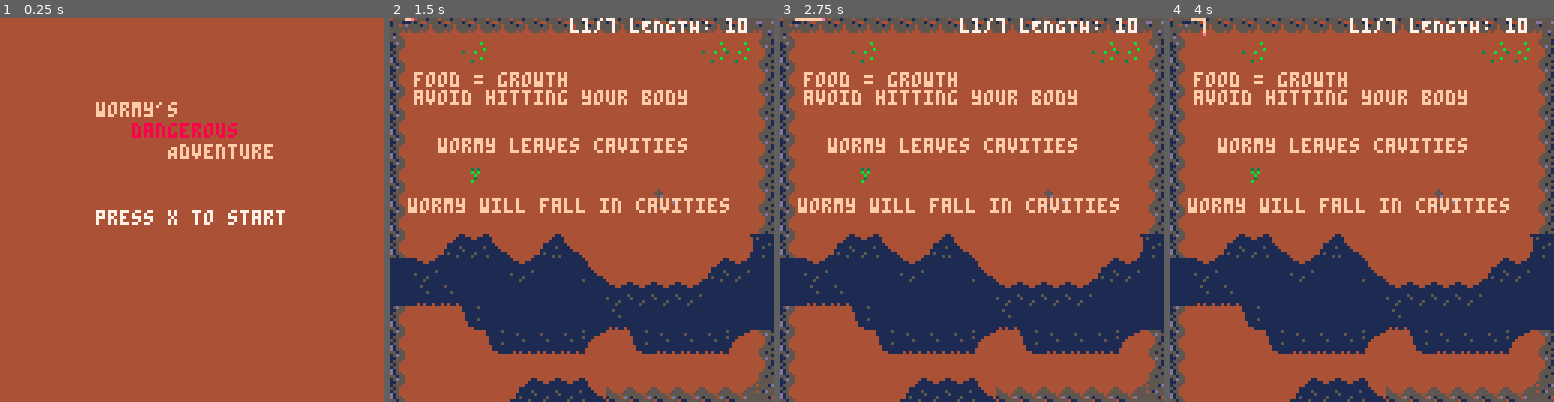
Above: before the commit, frames 1-4 (left to right).
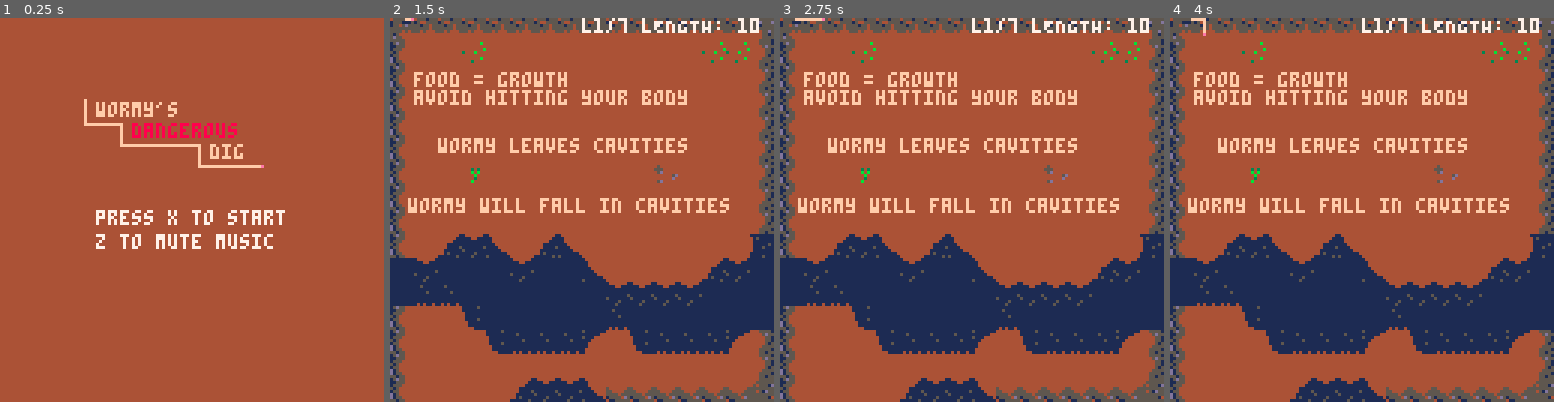
Above: after the commit, the same moments.

Repository: PavelCz/pico-8-carts
Game: PICO-8 cartridge src/ld48/worm.p8
Same seed, same stepped clock (60 frames per second), same inputs: the game is played once before the commit and once after it.
Inputs:
- Up to frame 1 (0.25 s): no input
- Up to frame 2 (1.5 s): tap X (X key) at 0.33, 1.07 s; tap O (Z key) at 0.7 s
- Up to frame 3 (2.75 s): hold Right 1.6-2.1 s; tap O (Z key) at 1.7, 2.1, 2.5 s; tap X (X key) at 1.85 s; hold Up 2.15-2.42 s; hold Right from 2.47 s (still down)
- Up to frame 4 (4 s): tap O (Z key) at 2.9, 3.3, 3.7 s; tap X (X key) at 2.97 s; release Right at 3.03 s; hold Left 3.08-3.58 s; hold Down 3.63-3.97 s

The runs differ from the first frame. In frame 1, 1.7% of the frame differs, in the area x 21-72%, y 21-61%; in frame 2, 0.8%; in frame 3, 0.8%; in frame 4, 0.8%.

Commit message:
Last tweakks and improve title screen

Diff:
--- a/src/ld48/worm.p8
+++ b/src/ld48/worm.p8
@@ -3,18 +3,17 @@
 __lua__
 -- Pico-8 cartridge for LD48
 
----- TODOS for the jam ----
--- Last level fixups
--- Bugs that might or might not still exist:
---   fast worm speed gaps
---   diggin sound randomly cuts out?- Seems to be fixed?
---   Top of screen when there is cavity bug
---   Hinder worm from going right in cavity in the one level
---   Edge case at the right edge of the screen in the corner?
--- Better cartridge image
+---- Bugs that might or might not still exist ----
+-- diggin sound randomly cuts out?- Seems to be fixed?
+-- Top of screen when there is cavity bug
+-- Hinder worm from going right in cavity in the one level
+-- Edge case at the right edge of the screen in the corner?
+-- Not sure if I am a fan of the workaround for the worm gap at high speed bug
+--   the workaround causes the non-right corners at high speed
 
 ---- Potential future TODOS ----
--- Food adds speed? -- Potential idae, I will not do it for now
+-- Regular food adds speed? -- Potential idea, I will not do it for now
+-- Code cleanup -- of course -- separate lua files?
 
 -- Constants
 DIR = {  -- Directions correspond to the numbers for the arrow buttons
@@ -59,16 +58,12 @@
   {
     {x = 48, y = 6, text = "      watch out!\ndon't hit the magma\n"},
     {x = 27, y = 43, text = "these   will slow you"},
-  },
-  -- Level 3
-  {
-  },
-  -- Level 5
-  {
-    --{x = 16, y = 40, text = "the end"},
-  },
+  }
 }
 
+-- Determines the level order and where on the pico-8 map they are located
+-- exit gives the screen edge of the exit, exit_start and exit_end the exact location at that edge
+-- hud_color changes hud_color for a certain map
 levels = {
   {start_x = 5, start_y = 0, origin_x = 0, origin_y = 0, exit = DIR.D, exit_start = 0, exit_end = 72, hud_color = 7},
   {start_x = 5, start_y = 0, origin_x = 0, origin_y = 128, exit = DIR.R, exit_start = 0, exit_end = 96, hud_color = 7},
@@ -238,8 +233,17 @@
     rectfill(0,0,128,128,CLR.back)
     print("wormy's", 32, 28, 15)
     print("dangerous", 44, 35, 8)
-    print("Adventure", 56, 42, 15)
+    print("dig", 70, 42, 15)
     print("press x to start", 32, 64, 7)
+    print("z to mute music", 32, 72, 7)
+    -- hack addition to title screen
+    line(28,27,28,35, 15)
+    line(28,35,40,35, 15)
+    line(40,35,40,42, 15)
+    line(40,42,66,42, 15)
+    line(66,42,66,49, 15)
+    line(66,49,86,49, 15)
+    pset(87,49,14)
     return
   end
   -- Game over screen
@@ -273,10 +278,10 @@
 
   -- TEXT FOR END GAME SCREEN
   if current_level.number == #levels then
-    print("you reached the end", 24, 40, text_colour)
-    print("score: "..(worm.length * 10).."\n\ngood job!", 44, 48, text_colour)
-    print("thank you for playing my game", 6, 80, text_colour)
-    print("PRESS X TO RESTART", 22, 96, 7)
+    print("you reached the end", 24, 30, text_colour)
+    print("score: "..(worm.length * 10).."\n\ngood job!", 44, 38, text_colour)
+    print("thank you for playing my game", 6, 70, text_colour)
+    print("PRESS X TO RESTART", 22, 86, 7)
   end
 
   -- Draw cavities
@@ -336,9 +341,8 @@
   -- Set text color based on level
   local hud_color = levels[current_level.number].hud_color
   if current_level.number != #levels then
-    print("l"..current_level.number.."/"..(#levels-1).." lENGTH: "..worm.length, 60, 0, hud_color)
-  end
-
+    print("l"..current_level.number.."/"..(#levels-1).." lENGTH: "..worm.length, 64, 0, hud_color)
+  end
 end
 -----
 
@@ -772,58 +776,58 @@
 3614141414141414141414141414143502000000000000000000000000000004020000000000000000000020212121211616170f14141414141414141414143500000000000000000000000000000000000000000000000000000000000000000000000000000000000000000000000000000000000000000000000000000000
 0200000100000000000000000001010402000000000000000000000000000004020013000000000000000020212121211616160700000000000000000000000400000000000000000000000000000000000000000000000000000000000000000000000000000000000000000000000000000000000000000000000000000000
 0200000000000000000000000000000402000001000000000000330000000004020000010000000000000030212121211616161606060607000000000000000400000000000000000000000000000000000000000000000000000000000000000000000000000000000000000000000000000000000000000000000000000000
-0200000000000000000000000000000402000000000000000000000000000004020000001300000000000000302121212516161616161616070000000013000400000000000000000000000000000000000000000000000000000000000000000000000000000000000000000000000000000000000000000000000000000000
+0200000000000000000000000000000402000000000000000000000000000004020000001300000000230000302121212516161616161616070000000013000400000000000000000000000000000000000000000000000000000000000000000000000000000000000000000000000000000000000000000000000000000000
 02000000000000000000000000000004020000000000000000000000000000040200000005060606060607000120212129251616161616161607000000000c0400000000000000000000000000000000000000000000000000000000000000000000000000000000000000000000000000000000000000000000000000000000
 0200000000000000000000000000000402000000002300000023000000000004111111122526262616162700102121210200252626161616161700000000130400000000000000000000000000000000000000000000000000000000000000000000000000000000000000000000000000000000000000000000000000000000
-0200000c00000000000000000000000402000d00000000000000000000000004212121211200101225270010212121210200000037151616161700000000000400000000000000000000000000000000000000000000000000000000000000000000000000000000000000000000000000000000000000000000000000000000
-02000000000000000000000d0000000402000000000001000000000000000004313121212111213200000030313131310200000000151616161607000000000400000000000000000000000000000000000000000000000000000000000000000000000000000000000000000000000000000000000000000000000000000000
+0200000c000000000000000d0000000402000d00000000000000000000000004212121211200101225270010212121210200000037151616161700000000000400000000000000000000000000000000000000000000000000000000000000000000000000000000000000000000000000000000000000000000000000000000
+0200000000000000000000000000000402000000000001000000000000000004313121212111213200000030313131310200000000151616161607000000000400000000000000000000000000000000000000000000000000000000000000000000000000000000000000000000000000000000000000000000000000000000
 02000000000000000000000000000004020000000000000000000000330000042900303121213200000000000000001f02000000001516161616273c0000000400000000000000000000000000000000000000000000000000000000000000000000000000000000000000000000000000000000000000000000000000000000
 0200050607000507000000000000001502000001002300000c000000000000040200000120220000003300000000000402000000001516161617003d0000000400000000000000000000000000000000000000000000000000000000000000000000000000000000000000000000000000000000000000000000000000000000
-16061616160616160700000000050616020000000000000000000000000d0004021011112132000000000000000000040200000000151616161700000000000400000000000000000000000000000000000000000000000000000000000000000000000000000000000000000000000000000000000000000000000000000000
-1626261616161616160606060616161602000000000100000000000000000004023031313200003700001300000000040200000d00151616162700000000000400000000000000000000000000000000000000000000000000000000000000000000000000000000000000000000000000000000000000000000000000000000
+16061616160616160700000000050616020000000001000000000000000d0004021011112132000000000000000000040200000000151616161700000000000400000000000000000000000000000000000000000000000000000000000000000000000000000000000000000000000000000000000000000000000000000000
+1626261616161616160606060616161602000000000000000000000000000004023031313200003700001300000000040200000d00151616162700000000000400000000000000000000000000000000000000000000000000000000000000000000000000000000000000000000000000000000000000000000000000000000
 02000025161616161626161616161616020000000c0000000033000809000004020000000000000000130113000000040200000000151616160700003300000400000000000000000000000000000000000000000000000000000000000000000000000000000000000000000000000000000000000000000000000000000000
 02000000252626262700252626262704020000000000000000000018191a1b04020000000000000000001313000000040200000023151616161708090000000400000000000000000000000000000000000000000000000000000000000000000000000000000000000000000000000000000000000000000000000000000000
-02000000000000000000000000000004020000000a0b000000000000002a2b040e00000000000000000000000000000f020c0023232c2d2d2d2e18191a1b000400000000000000000000000000000000000000000000000000000000000000000000000000000000000000000000000000000000000000000000000000000000
+02000000000000000000000000000004020000000a0b000000000000002a2b040e00000000230000000000000000000f020c0023232c2d2d2d2e18191a1b000400000000000000000000000000000000000000000000000000000000000000000000000000000000000000000000000000000000000000000000000000000000
 020000000005060607030303030303342403030303030303030303030303033411111111111112001011111111111111240303032910212121121f292a2b000f00000000000000000000000000000000000000000000000000000000000000000000000000000000000000000000000000000000000000000000000000000000
 02000000001516161714141414141414141414141414141414141414141414352131212121213200302121212121312136141414141414141414140e0000001f00000000000000000000000000000000000000000000000000000000000000000000000000000000000000000000000000000000000000000000000000000000
 020000000025161616070000000d000000000000000000000000000000000004020030212132000000303131313200040200000000000000000000000000000400000000000000000000000000000000000000000000000000000000000000000000000000000000000000000000000000000000000000000000000000000000
 02000000000025161616070000000000000013000000000000000000000000040200003032000507000d0000000000040200000000000000000000000000000400000000000000000000000000000000000000000000000000000000000000000000000000000000000000000000000000000000000000000000000000000000
 0200000000000015161616070000000000000000000000000000000000000004020000000000151713000000000000040200000005060606060607000000000400000000000000000000000000000000000000000000000000000000000000000000000000000000000000000000000000000000000000000000000000000000
 0200000000000015161616170000000000000000000000330001000000000004020000000000151700000000000000040200000015162616161617000000000400000000000000000000000000000000000000000000000000000000000000000000000000000000000000000000000000000000000000000000000000000000
-0200000000000025261616160700000000000000000033000000000000000004020000000000151700000000000000040200000015170115261617000000000400000000000000000000000000000000000000000000000000000000000000000000000000000000000000000000000000000000000000000000000000000000
-02000000000000000015161616070000000000001300000000000000000000040200000000001516070000000000000402003300151606170c1516070023000400000000000000000000000000000000000000000000000000000000000000000000000000000000000000000000000000000000000000000000000000000000
+0200000000000025261616160700000000000000000033000000000000000004020000000000151700000000000000040200000015170115261617000000230400000000000000000000000000000000000000000000000000000000000000000000000000000000000000000000000000000000000000000000000000000000
+02000000000000000015161616070000000000001300000000000000000000040200000000001516070000000000000402003300151606170c1516070000000400000000000000000000000000000000000000000000000000000000000000000000000000000000000000000000000000000000000000000000000000000000
 020000000000393a001516161616060607000000000000000000000013000004020000000000151617000000000000040233000516161616061616170000230400000000000000000000000000000000000000000000000000000000000000000000000000000000000000000000000000000000000000000000000000000000
-02000000000000000015161616161616160700000000000000130000000000040200010000002c2d2e0c0000000000040200001516161616161616170000000400000000000000000000000000000000000000000000000000000000000000000000000000000000000000000000000000000000000000000000000000000000
-0200000000370000001516161616161616160606060700001300130013131310020000003300000000000000000000040200002c2d2d2d2d2d2d2d2e0000000400000000000000000000000000000000000000000000000000000000000000000000000000000000000000000000000000000000000000000000000000000000
+02000000000000000015161616161616160700000000000000130000000000040200010000002c2d2e0c000000002304021a1b1516161616161616170000000400000000000000000000000000000000000000000000000000000000000000000000000000000000000000000000000000000000000000000000000000000000
+020000000037000000151616161616161616060606070000130013001313131002000000330000000000000000000004022a2b2c2d2d2d2d2d2d2d2e0000000400000000000000000000000000000000000000000000000000000000000000000000000000000000000000000000000000000000000000000000000000000000
 0200000000000000002516161616161616162626262713130000101200000030020000000000000000000000000000040200000000000000003700000000000400000000000000000000000000000000000000000000000000000000000000000000000000000000000000000000000000000000000000000000000000000000
-020c0000000000000000252626262616162700000013000000003032000000040200000a0b00000000003c3938383a040200000000000000001300000000000400000000000000000000000000000000000000000000000000000000000000000000000000000000000000000000000000000000000000000000000000000000
-020000002300000000000023000000040e01330000000000000000000000010f020000000000000000003b000000000402000000000000000000001300000d0400000000000000000000000000000000000000000000000000000000000000000000000000000000000000000000000000000000000000000000000000000000
+020c0000000000000000252626262616162700130013000000003032000000040200000a0b00000000003c3938383a040200000000000000001300000000000400000000000000000000000000000000000000000000000000000000000000000000000000000000000000000000000000000000000000000000000000000000
+020000002300000000000000000000040e01330000000000000000000000010f020000000000000000003b000000000402000000000000000000001300000d0400000000000000000000000000000000000000000000000000000000000000000000000000000000000000000000000000000000000000000000000000000000
 020a0b0000000000000d00002300000411111111111112000000000010111111020000000000000000003b000c0d0004020010111200000c000000000000000400000000000000000000000000000000000000000000000000000000000000000000000000000000000000000000000000000000000000000000000000000000
-0200000000000000000000000000000431313131313132000000000020212121020507000000000000003d00000000041111212121111111120000000000000400000000000000000000000000000000000000000000000000000000000000000000000000000000000000000000000000000000000000000000000000000000
-2403030303030303030303030303033429000000000000000000001021212121061617030303030303030303030303343131313131313131320000000000000400000000000000000000000000000000000000000000000000000000000000000000000000000000000000000000000000000000000000000000000000000000
-…(26 lines of a section not shown)…
+0200000000000000000000000000000431313131313132000000000020212121020507131300000000003d00001012041111212121111111120000000010120400000000000000000000000000000000000000000000000000000000000000000000000000000000000000000000000000000000000000000000000000000000
+2403030303030303030303030303033429000000000000000013001021212121061617030303030303030303032022343131313131313131320000000030320400000000000000000000000000000000000000000000000000000000000000000000000000000000000000000000000000000000000000000000000000000000
+…(26 lines of a section not shown)…
